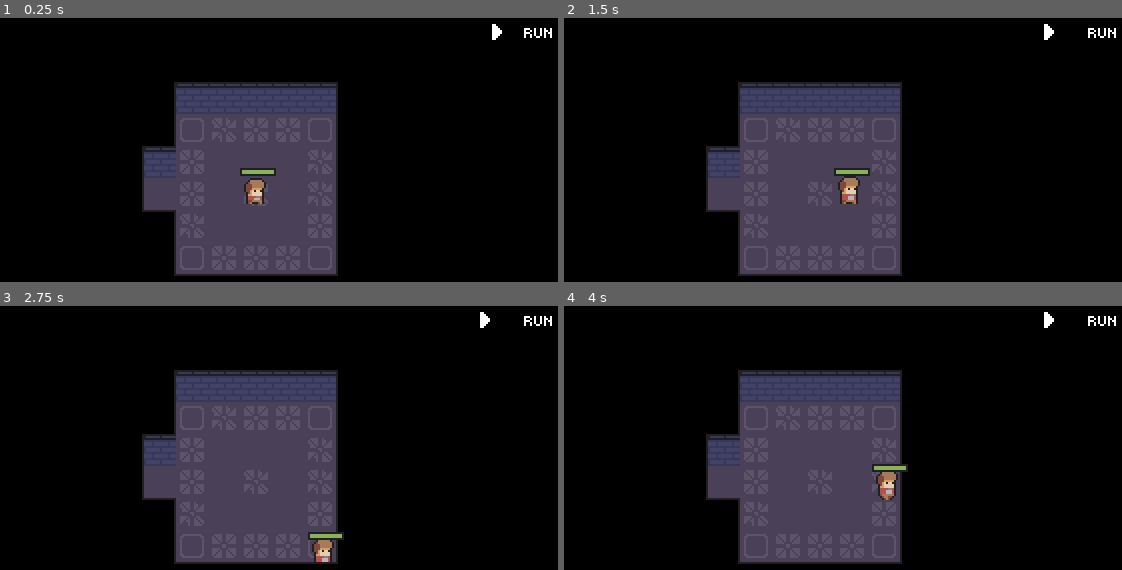
Above: before the commit, frames 1-4 (two rows, left to right).
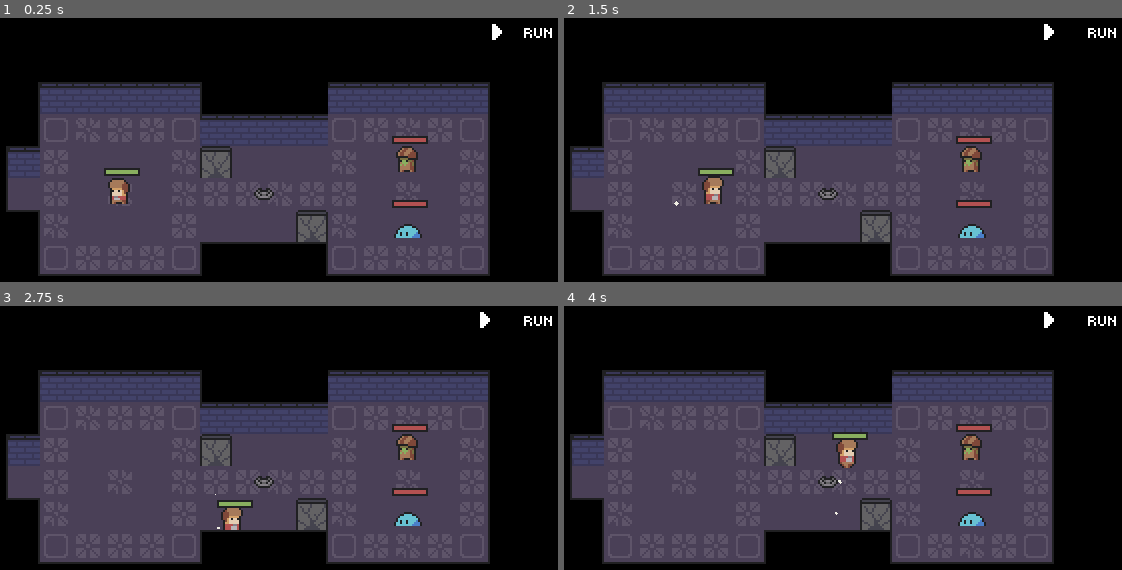
Above: after the commit, the same moments.

Repository: Guthen/KnightHelper
Game: Godot game, scene res://game/Game.tscn
Two runs of this game, one before a commit and one after it. Both use one fixed random seed, a clock stepped at 60 frames per second and the inputs below.
Inputs (mouse positions are in pixels of both pictures, inside the frame that each line leads up to):
- Up to frame 1 (0.25 s): no input
- Up to frame 2 (1.5 s): click (1088, 31) at 0.5 s; tap Enter at 1.25 s; hold D (right) from 1.28 s (still down)
- Up to frame 3 (2.75 s): release D (right) at 2.03 s; hold S (down) from 2.03 s (still down)
- Up to frame 4 (4 s): release S (down) at 2.78 s; hold D (right) 2.78-3.53 s; hold Z (up) from 3.53 s (still down)

The runs differ from the first frame. In frame 1, 47% of the frame differs, in the area x 1-88%, y 24-98%; in frame 2, 47%; in frame 3, 47%; in frame 4, 48%.

Commit message:
Characters Dust Particles

Diff:
--- a/character/Character.tscn
+++ b/character/Character.tscn
@@ -1,60 +1,78 @@
-[gd_scene load_steps=11 format=2]
+[gd_scene load_steps=12 format=2]
 
 [ext_resource path="res://character/character.gd" type="Script" id=1]
 [ext_resource path="res://character/player/player.png" type="Texture" id=2]
 
-[sub_resource type="AtlasTexture" id=1]
+[sub_resource type="Curve" id=1]
+_data = [ Vector2( 0, 1 ), 0.0, 0.0, 0, 0, Vector2( 1, 0 ), -3.25165, 0.0, 0, 0 ]
+
+[sub_resource type="AtlasTexture" id=2]
 atlas = ExtResource( 2 )
 region = Rect2( 0, 0, 11, 15 )
 
-[sub_resource type="AtlasTexture" id=2]
+[sub_resource type="AtlasTexture" id=3]
 atlas = ExtResource( 2 )
 region = Rect2( 11, 0, 11, 15 )
 
-[sub_resource type="AtlasTexture" id=3]
+[sub_resource type="AtlasTexture" id=4]
 atlas = ExtResource( 2 )
 region = Rect2( 0, 15, 11, 15 )
 
-[sub_resource type="AtlasTexture" id=4]
+[sub_resource type="AtlasTexture" id=5]
 atlas = ExtResource( 2 )
 region = Rect2( 11, 15, 11, 15 )
 
-[sub_resource type="AtlasTexture" id=5]
+[sub_resource type="AtlasTexture" id=6]
 atlas = ExtResource( 2 )
 region = Rect2( 22, 15, 11, 15 )
 
-[sub_resource type="AtlasTexture" id=6]
+[sub_resource type="AtlasTexture" id=7]
 atlas = ExtResource( 2 )
 region = Rect2( 33, 15, 11, 15 )
 
-[sub_resource type="SpriteFrames" id=7]
+[sub_resource type="SpriteFrames" id=8]
 animations = [ {
-"frames": [ SubResource( 1 ), SubResource( 2 ) ],
+"frames": [ SubResource( 2 ), SubResource( 3 ) ],
 "loop": true,
 "name": "idle",
 "speed": 5.0
 }, {
-"frames": [ SubResource( 3 ), SubResource( 4 ), SubResource( 5 ), SubResource( 6 ) ],
+"frames": [ SubResource( 4 ), SubResource( 5 ), SubResource( 6 ), SubResource( 7 ) ],
 "loop": true,
 "name": "walk",
 "speed": 8.0
 } ]
 
-[sub_resource type="RectangleShape2D" id=8]
+[sub_resource type="RectangleShape2D" id=9]
 extents = Vector2( 5.5, 2 )
 
 [node name="Character" type="KinematicBody2D"]
 collision_layer = 2
 script = ExtResource( 1 )
 
+[node name="DustParticles" type="CPUParticles2D" parent="."]
+position = Vector2( -4, 5 )
+amount = 5
+lifetime_randomness = 0.3
+local_coords = false
+direction = Vector2( -1, -0.5 )
+spread = 20.0
+gravity = Vector2( 0, 0 )
+initial_velocity = 10.0
+angular_velocity = 200.0
+scale_amount = 1.5
+scale_amount_random = 1.0
+scale_amount_curve = SubResource( 1 )
+color = Color( 0.94902, 0.941176, 0.898039, 1 )
+
 [node name="AnimatedSprite" type="AnimatedSprite" parent="."]
 position = Vector2( 0, -2 )
-frames = SubResource( 7 )
+frames = SubResource( 8 )
 animation = "idle"
 
 [node name="CollisionShape2D" type="CollisionShape2D" parent="."]
 position = Vector2( 0.5, 4 )
-shape = SubResource( 8 )
+shape = SubResource( 9 )
 
 [node name="HUD" type="Control" parent="."]
 margin_right = 40.0
--- a/character/character.gd
+++ b/character/character.gd
@@ -7,6 +7,8 @@
 export var is_freezed: bool = false
 
 onready var game = get_node( "/root/Game" )
+onready var start_dust_particles_x = $DustParticles.position.x
+onready var start_dust_particles_dir_y = $DustParticles.direction.y
 
 func _ready():
 	if is_looking_left:
@@ -26,6 +28,7 @@
 
 	if not game.is_running or is_freezed or dir == Vector2.ZERO:
 		$AnimatedSprite.play( "idle" )
+		$DustParticles.emitting = false
 		return
 
 	#  flip sprite
@@ -33,9 +36,15 @@
 		$AnimatedSprite.flip_h = dir.x < 0
 		is_looking_left = $AnimatedSprite.flip_h
 
+		$DustParticles.position.x = abs( start_dust_particles_x ) * -dir.x + ( 1 if dir.x >= 0 else 0 )
+		$DustParticles.direction.x = abs( $DustParticles.direction.x ) * -dir.x
+
+	$DustParticles.direction.y = start_dust_particles_dir_y * dir.y
+
 	#  move
 	move_and_slide( dir.normalized() * speed )
 	$AnimatedSprite.play( "walk" )
+	$DustParticles.emitting = true
 
 func take_damage( damage: int ):
 	health -= damage
--- a/character/player/Player.tscn
+++ b/character/player/Player.tscn
@@ -44,7 +44,7 @@
 [node name="Player" instance=ExtResource( 1 )]
 script = ExtResource( 2 )
 
-[node name="AnimatedSprite" parent="." index="0"]
+[node name="AnimatedSprite" parent="." index="1"]
 frames = SubResource( 7 )
 
 [node name="HealthRect" parent="HUD" index="2"]
--- a/character/slime/Slime.tscn
+++ b/character/slime/Slime.tscn
@@ -21,6 +21,5 @@
 
 [node name="Slime" instance=ExtResource( 1 )]
 
-[node name="AnimatedSprite" parent="." index="0"]
+[node name="AnimatedSprite" parent="." index="1"]
 frames = SubResource( 3 )
-playing = true
--- a/game/Game.tscn
+++ b/game/Game.tscn
@@ -16,6 +16,7 @@
 
 [node name="Game" type="Node2D"]
 script = ExtResource( 7 )
+level_id = 1
 
 [node name="Interface" type="CanvasLayer" parent="."]
 
--- a/map/levels/BaseLevel.tscn
+++ b/map/levels/BaseLevel.tscn
@@ -109,6 +109,7 @@
 
 [node name="Player" parent="WallMap" instance=ExtResource( 3 )]
 position = Vector2( 56, 56 )
+is_looking_left = true
 
 [node name="Camera" type="Camera2D" parent="."]
 position = Vector2( 56, 52 )
--- a/map/levels/TestLevel.tscn
+++ b/map/levels/TestLevel.tscn
@@ -12,7 +12,7 @@
 tile_data = PoolIntArray( 65537, 0, 65536, 65538, 0, 65537, 65539, 0, 131072, 65540, 0, 131072, 65541, 0, 65536, 65546, …(1074 unchanged characters)…
 
 [node name="WallMap" parent="." index="1"]
-tile_data = PoolIntArray( 0, 0, 65538, 1, 0, 0, 2, 0, 0, 3,  …(183 unchanged characters)… 40, 196607, 0, 65538, 131072, 0, 0, 131078, 0, 65540, 131087, 0, 65540, 262143, 0, 65538, 196623,  …(429 unchanged characters)…
+tile_data = PoolIntArray( 0, 0, 65538, 1, 0, 0, 2, 0, 0, 3,  …(183 unchanged characters)… 40, 196607, 0, 65538, 131072, 0, 0, 131087, 0, 65540, 262143, 0, 65538, 196623,  …(429 unchanged characters)…
 
 [node name="BreakableWall" parent="WallMap" index="1" instance=ExtResource( 4 )]
 position = Vector2( 152, 72 )
